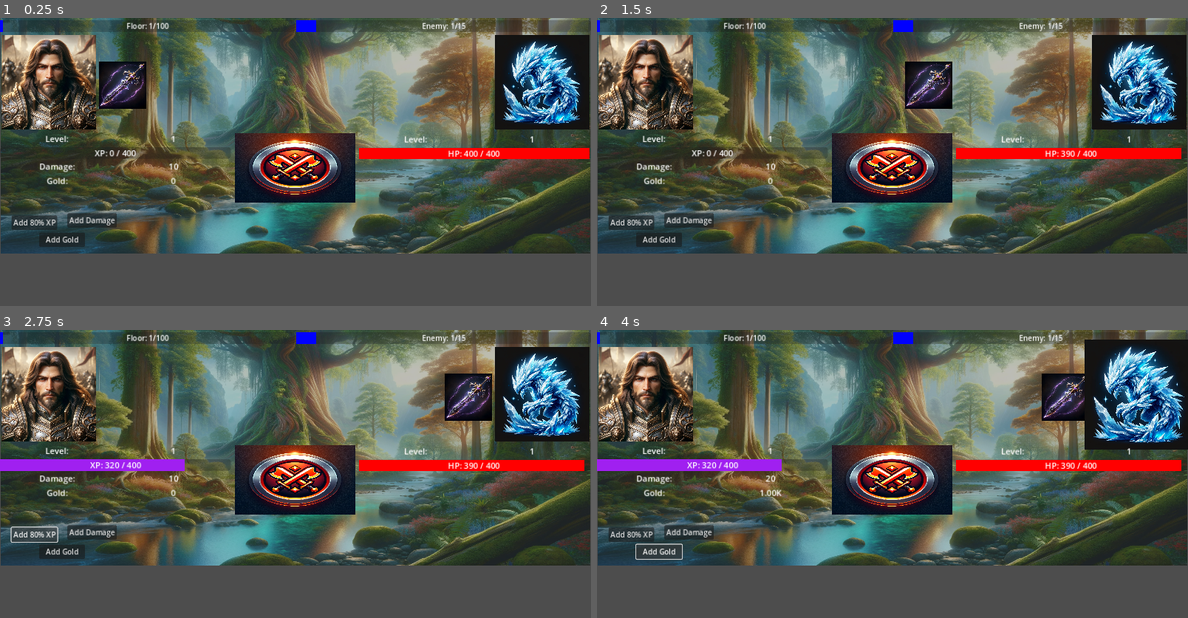
Above: before the commit, frames 1-4 (two rows, left to right).
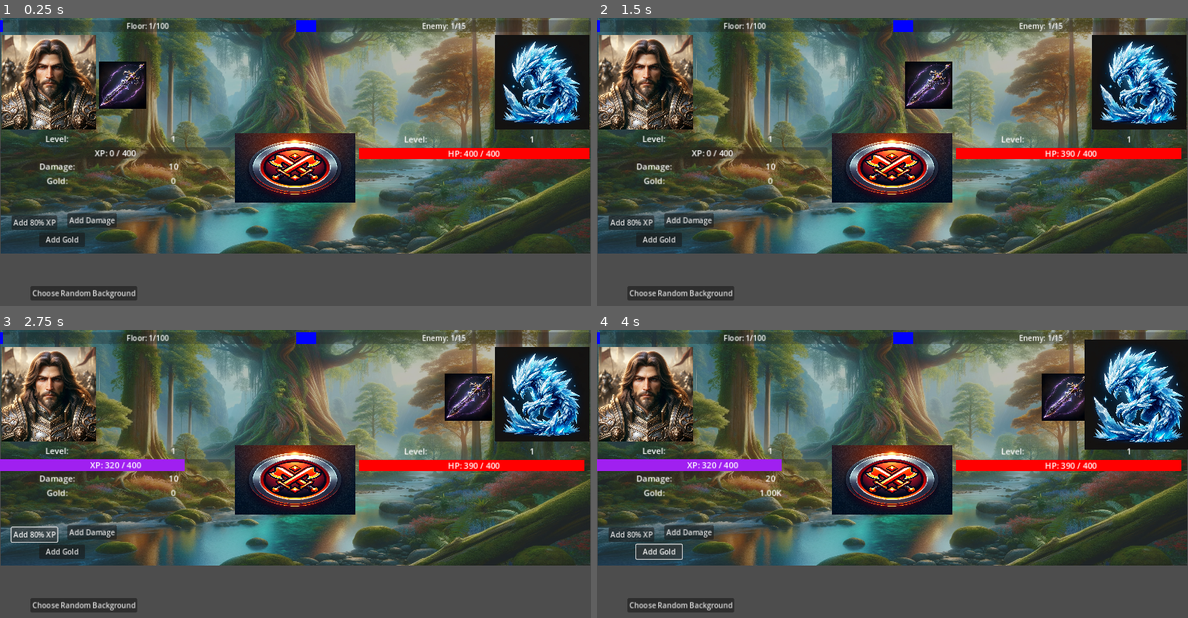
Above: after the commit, the same moments.

Repository: Pepice23/ClimbTheTower
Game: Godot game, scene res://scenes/main/main.tscn
Two runs of this game, one before a commit and one after it. Both use one fixed random seed, a clock stepped at 60 frames per second and the inputs below. The project has no main scene, so this scene is started directly.
Inputs (mouse positions are in pixels of both pictures, inside the frame that each line leads up to):
- Up to frame 1 (0.25 s): no input
- Up to frame 2 (1.5 s): click (679, 294) at 0.5 s, where only the run after the commit has a clickable "Choose Random Background"; click (892, 167) at 1.25 s
- Up to frame 3 (2.75 s): click "Add 80% XP" at 2 s
- Up to frame 4 (4 s): click "Add Damage" at 2.75 s; click "Add Gold" at 3.5 s

The runs differ from the first frame. In frame 1, 0.8% of the frame differs, in the area x 5-24%, y 93-98%; in frame 2, 0.8%; in frame 3, 0.8%; in frame 4, 0.8%.

Commit message:
Testing BG choosing

Diff:
--- a/scenes/main/main.gd
+++ b/scenes/main/main.gd
@@ -20,3 +20,6 @@
 
 func _on_add_gold_pressed():
 	PlayerData.increase_current_gold()
+
+func _on_choose_bg_pressed():
+	Helpers.choose_random_background()
--- a/scenes/main/main.tscn
+++ b/scenes/main/main.tscn
@@ -69,8 +69,17 @@
 text = "Add Gold
 "
 
+[node name="ChooseBG" type="Button" parent="."]
+offset_left = 66.0
+offset_top = 581.0
+offset_right = 297.0
+offset_bottom = 612.0
+text = "Choose Random Background
+"
+
 [connection signal="timeout" from="AttackTimer" to="." method="_on_attack_timer_timeout"]
 [connection signal="pressed" from="AttackButton" to="." method="_on_attack_button_pressed"]
 [connection signal="pressed" from="AddXP" to="." method="_on_add_xp_pressed"]
 [connection signal="pressed" from="AddDamage" to="." method="_on_add_damage_pressed"]
 [connection signal="pressed" from="AddGold" to="." method="_on_add_gold_pressed"]
+[connection signal="pressed" from="ChooseBG" to="." method="_on_choose_bg_pressed"]
